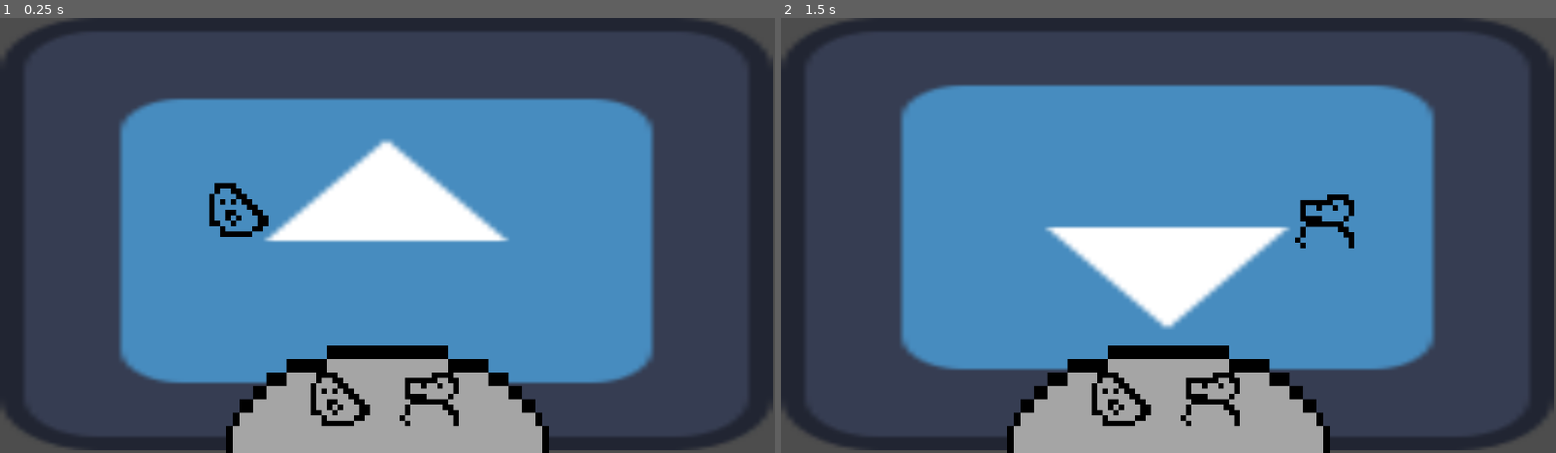
Above: before the commit, frames 1-2 (left to right).
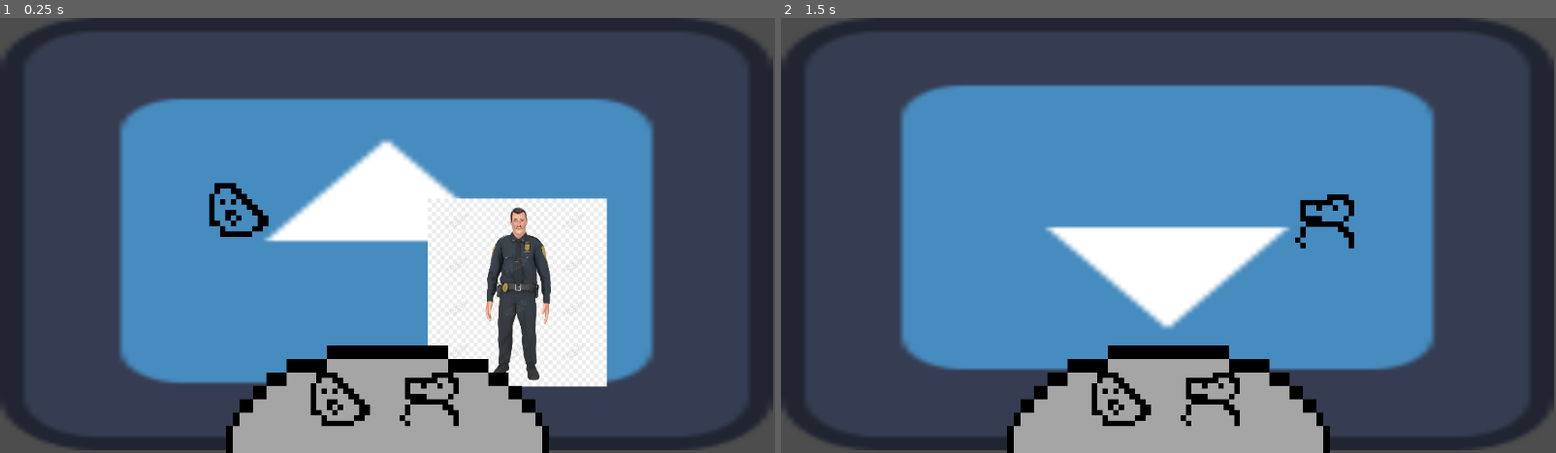
Above: after the commit, the same moments.

Repository: Nauviax/noirgame
Game: Godot game, scene res://scenes/main_scene.tscn
Same seed, same stepped clock (60 frames per second), same inputs: the game is played once before the commit and once after it. The engine's default icon, where the game draws it, is replaced by a stand-in: a white triangle on a blue panel in a dark square.
Inputs (mouse positions are in pixels of both pictures, inside the frame that each line leads up to):
- Up to frame 1 (0.25 s): no input
- Up to frame 2 (1.5 s): click (1122, 400) at 0.5 s; click (1215, 400) at 1.27 s

The runs differ from the first frame. In frame 1, 8.8% of the frame differs, in the area x 55-79%, y 41-85%; in frame 2, nothing differs.

Commit message:
feat: added character1 into inside_location scene

Diff:
--- a/Character/Character1/character1.tscn
+++ b/Character/Character1/character1.tscn
@@ -1,13 +1,13 @@
 [gd_scene load_steps=5 format=3 uid="uid://dglf20iwoa2m6"]
 
-[ext_resource type="PackedScene" uid="uid://casoypfdm7e3l" path="res://Character/base_character.tscn" id="1_ktdp1"]
-[ext_resource type="Texture2D" uid="uid://bn60xm1vcn2pl" path="res://Assets/Sprites/Temp/police.png" id="2_hcdec"]
+[ext_resource type="PackedScene" uid="uid://casoypfdm7e3l" path="res://character/base_character.tscn" id="1_hct0m"]
+[ext_resource type="Texture2D" uid="uid://bn60xm1vcn2pl" path="res://assets/sprites/Temp/police.png" id="2_xntpx"]
 
 [sub_resource type="SpriteFrames" id="SpriteFrames_pl3jf"]
 animations = [{
 "frames": [{
 "duration": 1.0,
-"texture": ExtResource("2_hcdec")
+"texture": ExtResource("2_xntpx")
 }],
 "loop": true,
 "name": &"default",
@@ -17,7 +17,7 @@
 [sub_resource type="RectangleShape2D" id="RectangleShape2D_2k2wy"]
 size = Vector2(266, 284)
 
-[node name="Character1" instance=ExtResource("1_ktdp1")]
+[node name="Character1" instance=ExtResource("1_hct0m")]
 
 [node name="AnimatedSprite2D" parent="." index="0"]
 position = Vector2(0.999985, -1.00002)
--- a/Character/Character1/police_character.tscn
+++ b/Character/Character1/police_character.tscn
@@ -1,7 +1,7 @@
 [gd_scene load_steps=5 format=3 uid="uid://c3fs2twxsd82y"]
 
-[ext_resource type="PackedScene" uid="uid://casoypfdm7e3l" path="res://Character/base_character.tscn" id="1_qpy2u"]
-[ext_resource type="Texture2D" uid="uid://bn60xm1vcn2pl" path="res://Assets/Sprites/Temp/police.png" id="2_vvqva"]
+[ext_resource type="PackedScene" uid="uid://casoypfdm7e3l" path="res://character/base_character.tscn" id="1_qpy2u"]
+[ext_resource type="Texture2D" uid="uid://bn60xm1vcn2pl" path="res://assets/sprites/Temp/police.png" id="2_vvqva"]
 
 [sub_resource type="SpriteFrames" id="SpriteFrames_pl3jf"]
 animations = [{
--- a/Character/base_character.tscn
+++ b/Character/base_character.tscn
@@ -1,8 +1,8 @@
 [gd_scene load_steps=4 format=3 uid="uid://casoypfdm7e3l"]
 
-[ext_resource type="Script" path="res://Character/base_character.gd" id="1_no52m"]
-[ext_resource type="Texture2D" uid="uid://g23fwqk88i80" path="res://Assets/Textures/Temp/speech-bubble.png" id="2_6pv1x"]
-[ext_resource type="Texture2D" uid="uid://dt4rbo1ecejil" path="res://Assets/Textures/Temp/thought-bubble.png" id="3_jj7nm"]
+[ext_resource type="Script" path="res://character/base_character.gd" id="1_no52m"]
+[ext_resource type="Texture2D" uid="uid://g23fwqk88i80" path="res://assets/textures/Temp/speech-bubble.png" id="2_6pv1x"]
+[ext_resource type="Texture2D" uid="uid://dt4rbo1ecejil" path="res://assets/textures/Temp/thought-bubble.png" id="3_jj7nm"]
 
 [node name="BaseCharacter" type="Node2D"]
 script = ExtResource("1_no52m")
--- a/Level/HarukaTest/HarukaTestLevel.tscn
+++ /dev/null
@@ -1,8 +0,0 @@
-[gd_scene load_steps=2 format=3 uid="uid://b8wkgw6ouub4v"]
-
-[ext_resource type="PackedScene" uid="uid://c3fs2twxsd82y" path="res://Character/Character1/police_character.tscn" id="1_qvmox"]
-
-[node name="Node2D" type="Node2D"]
-
-[node name="PoliceCharacter" parent="." instance=ExtResource("1_qvmox")]
-position = Vector2(562, 458)
--- a/scenes/locations/inside_location.tscn
+++ b/scenes/locations/inside_location.tscn
@@ -1,8 +1,9 @@
-[gd_scene load_steps=4 format=3 uid="uid://c7witf3tlm7tb"]
+[gd_scene load_steps=5 format=3 uid="uid://c7witf3tlm7tb"]
 
 [ext_resource type="PackedScene" uid="uid://btm57ihbnbuo6" path="res://scenes/locations/base_location.tscn" id="1_oshgo"]
 [ext_resource type="Texture2D" uid="uid://bycmduqjdjy14" path="res://randomplaceholders/Thing1.png" id="2_8owp1"]
 [ext_resource type="Texture2D" uid="uid://bbmyacmxyi05t" path="res://icon.svg" id="2_wkhv7"]
+[ext_resource type="PackedScene" uid="uid://dglf20iwoa2m6" path="res://character/character1/character1.tscn" id="4_ol0hn"]
 
 [node name="BaseLocation" instance=ExtResource("1_oshgo")]
 location_name = "Inside"
@@ -16,3 +17,6 @@
 [node name="Thing1" type="Sprite2D" parent="." index="1"]
 position = Vector2(359, 286)
 texture = ExtResource("2_8owp1")
+
+[node name="Character1" parent="." index="2" instance=ExtResource("4_ol0hn")]
+position = Vector2(768, 410)
--- a/scenes/main_scene.tscn
+++ b/scenes/main_scene.tscn
@@ -22,6 +22,7 @@
 custom_minimum_size = Vector2(1152, 648)
 offset_right = 40.0
 offset_bottom = 40.0
+mouse_filter = 1
 theme_override_styles/panel = SubResource("StyleBoxEmpty_riku2")
 
 [node name="LevelSelectToolbar" type="CenterContainer" parent="UI"]
@@ -39,4 +40,4 @@
 size_flags_vertical = 8
 
 [connection signal="pressed" from="UI/LevelSelectToolbar/LevelSelect/LocationButton" to="UI/LevelSelectToolbar/LevelSelect/LocationButton" method="_on_pressed"]
-[connection signal="pressed" from="UI/LevelSelectToolbar/LevelSelect/@TextureButton@21113" to="UI/LevelSelectToolbar/LevelSelect/@TextureButton@21113" method="_on_pressed"]
+[connection signal="pressed" from="UI/LevelSelectToolbar/LevelSelect/@TextureButton@21099" to="UI/LevelSelectToolbar/LevelSelect/@TextureButton@21099" method="_on_pressed"]
Not shown, changed: Assets/Sprites/Temp/police.png.import
Not shown, changed: Assets/Textures/Temp/speech-bubble.png.import
Not shown, changed: Assets/Textures/Temp/thought-bubble.png.import
